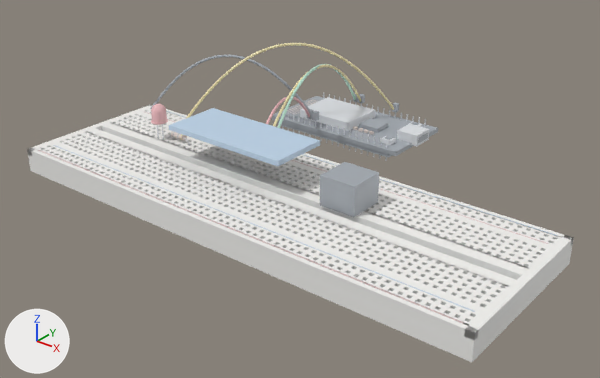
Before and after pictures for a commit that changed the glTF model mcp-server/physical_studio/bench/ready/distance-alarm/step-12.glb.
Both versions are drawn from a camera (50 mm lens) standing at (0.1468, -0.1695, 0.1163) and looking at (-0.0023, 0.0169, 0.0007). The axes (+X, +Y, +Z) are drawn at lower left. The lights are the same throughout. The picture after the commit comes second. Where no turn or scale is listed for an object, it has been applied to the vertices. Vertices at exactly the same position are counted once.

The scene before the commit, as lines of its bpy script (objects in view):
```python
me_breadboard__mesh = bpy.data.meshes.new('breadboard__mesh')
me_breadboard__mesh.from_pydata(...)  # 8308 vertices, 16044 faces; spans x -0.083..0.083, y -0.028..0.028, z 0.0..0.008
me_breadboard__mesh.materials.append(mat_defaultmaterial)
me_buzzer__mesh = bpy.data.meshes.new('buzzer__mesh')
me_buzzer__mesh.from_pydata(...)  # a box spanning x 0.01813..0.03013, y 0.00035..0.01235, z 0.008..0.0175
me_buzzer__mesh.materials.append(mat_defaultmaterial_005)
me_sensor__mesh = bpy.data.meshes.new('sensor__mesh')
me_sensor__mesh.from_pydata(...)  # a box spanning x -0.039..0.006, y -0.0036..0.0164, z 0.0182..0.0198
me_sensor__mesh.materials.append(mat_defaultmaterial_004)
me_uno__mesh = bpy.data.meshes.new('uno__mesh')
me_uno__mesh.from_pydata(...)  # 708 vertices, 1176 faces; spans x -0.0435..0.0137, y 0.051..0.079, z 0.0008..0.009
me_uno__mesh.materials.append(mat_defaultmaterial_001)
me_wire_led_signal__mesh = bpy.data.meshes.new('wire_led_signal__mesh')
me_wire_led_signal__mesh.from_pydata(...)  # 1009 vertices, 1932 faces; spans x -0.0563..-0.0049, y 0.0161..0.0784, z 0.0077..0.0366
me_wire_led_signal__mesh.materials.append(mat_defaultmaterial_007)
ob_breadboard__mesh = bpy.data.objects.new('breadboard__mesh', me_breadboard__mesh)
ob_breadboard__mesh.location = (0.0, 0.0, 0.0)
ob_buzzer__mesh = bpy.data.objects.new('buzzer__mesh', me_buzzer__mesh)
ob_buzzer__mesh.location = (0.0, 0.0, 0.0)
ob_sensor__mesh = bpy.data.objects.new('sensor__mesh', me_sensor__mesh)
ob_sensor__mesh.location = (0.0, 0.0, 0.0)
ob_uno__mesh = bpy.data.objects.new('uno__mesh', me_uno__mesh)
ob_uno__mesh.location = (0.0, 0.0, 0.0)
ob_wire_led_signal__mesh = bpy.data.objects.new('wire_led_signal__mesh', me_wire_led_signal__mesh)
ob_wire_led_signal__mesh.location = (0.0, 0.0, 0.0)
# also in view: 'wire_ground__mesh' at (-0.0509, 0.0385, 0.0192)
```
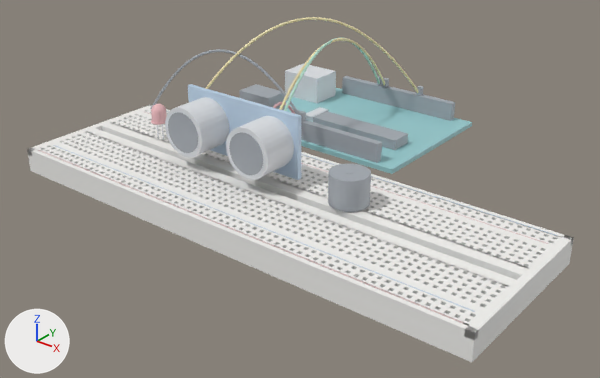
What differs and where, as boxes (x1, y1, x2, y2) in the pictures (600 x 378 px; the box of a moved part takes in the faces that stretch with it):
'uno__mesh', reshaped (39% wider, 61% taller): before (271, 93, 438, 161); after (239, 64, 472, 174)
'sensor__mesh', reshaped (10% narrower, 64% taller): before (169, 108, 320, 166); after (165, 84, 301, 180)
'buzzer__mesh', reshaped (27% narrower, 12% shorter): before (320, 162, 379, 217); after (328, 164, 371, 212)
'wire_led_signal__mesh', reshaped: before (185, 43, 399, 119); after (206, 17, 424, 96)
part 1 of me_uno__mesh, added (cyan): after (286, 88, 472, 174)
part 2 of me_uno__mesh, added: after (285, 64, 336, 103)
part 3 of me_uno__mesh, added: after (239, 84, 285, 111)
part 4 of me_uno__mesh, added: after (313, 111, 408, 150)
part 5 of me_uno__mesh, added: after (306, 107, 328, 121)
part 6 of me_uno__mesh, added: after (301, 120, 382, 163)
part 7 of me_uno__mesh, added: after (342, 76, 455, 121)
part 8 of me_uno__mesh, deleted: before (271, 96, 438, 158)
part 11 of me_wire_led_signal__mesh, moved or reshaped: before (392, 103, 399, 112); after (416, 86, 424, 96)
part 12 of me_wire_led_signal__mesh, moved or reshaped: before (185, 43, 394, 119); after (206, 17, 418, 93)

The edits, one by one:
me_uno__mesh is used by ob_uno__mesh; location (0.0, 0.0, 0.0).
me_uno__mesh had 708 vertices, 1176 faces and spanned x -0.0435..0.0137, y 0.051..0.079, z 0.0008..0.009.
me_uno__mesh now has 56 vertices, 84 faces and spans x -0.054..0.0183, y 0.0383..0.0917, z 0.0038..0.0158.
me_uno__mesh part 1: a new loose piece, a box spanning x -0.0503..0.0183, y 0.0383..0.0917, z 0.0042..0.0058, in mat_defaultmaterial_001.
me_uno__mesh part 2: a new loose piece, a box spanning x -0.054..-0.038, y 0.072..0.084, z 0.0048..0.0158, in mat_defaultmaterial_001.
me_uno__mesh part 3: a new loose piece, a box spanning x -0.052..-0.038, y 0.0435..0.0525, z 0.0048..0.0158, in mat_defaultmaterial_001.
me_uno__mesh part 4: a new loose piece, a box spanning x -0.0245..0.0105, y 0.052..0.06, z 0.0058..0.0093, in mat_defaultmaterial_001.
me_uno__mesh part 5: a new loose piece, a box spanning x -0.032..-0.028, y 0.056..0.066, z 0.0058..0.0074, in mat_defaultmaterial_001.
me_uno__mesh part 6: a new loose piece, a box spanning x -0.0375..0.0115, y 0.0397..0.0422, z 0.0038..0.0123, in mat_defaultmaterial_001.
me_uno__mesh part 7: a new loose piece, a box spanning x -0.0375..0.0115, y 0.0879..0.0904, z 0.0038..0.0123, in mat_defaultmaterial_001.
me_uno__mesh part 8: 302 vertices removed from x -0.0435..0.0137, y 0.051..0.079, z 0.0008..0.009.
Other edits to the shape of me_uno__mesh do not show in these pictures.
me_sensor__mesh is used by ob_sensor__mesh; location (0.0, 0.0, 0.0).
me_sensor__mesh had 8 vertices, 12 faces and spanned x -0.039..0.006, y -0.0036..0.0164, z 0.0182..0.0198.
me_sensor__mesh now has 334 vertices, 632 faces and spans x -0.039..0.006, y -0.0066..0.0081, z 0.008..0.0305.
me_sensor__mesh part 9: 8 vertices removed from x -0.039..0.006, y -0.0036..0.0164, z 0.0182..0.0198; 334 vertices added at x -0.039..0.006, y -0.0066..0.0081, z 0.008..0.0305.
me_buzzer__mesh is used by ob_buzzer__mesh; location (0.0, 0.0, 0.0).
me_buzzer__mesh had 8 vertices, 12 faces and spanned x 0.01813..0.03013, y 0.00035..0.01235, z 0.008..0.0175.
me_buzzer__mesh now has 143 vertices, 272 faces and spans x 0.01813..0.03013, y 0.00035..0.01235, z 0.008..0.0181.
me_buzzer__mesh part 10: 8 vertices removed from x 0.01813..0.03013, y 0.00035..0.01235, z 0.008..0.0175; 143 vertices added at x 0.01813..0.03013, y 0.00035..0.01235, z 0.008..0.0181.
me_wire_led_signal__mesh is used by ob_wire_led_signal__mesh; location (0.0, 0.0, 0.0).
me_wire_led_signal__mesh had 1009 vertices, 1932 faces and spanned x -0.0563..-0.0049, y 0.0161..0.0784, z 0.0077..0.0366.
me_wire_led_signal__mesh now has 1009 vertices, 1932 faces and spans x -0.0563..-0.0019, y 0.0161..0.09, z 0.0077..0.0445.
me_wire_led_signal__mesh part 11: the loose piece of 8 vertices spanning x -0.0067..-0.0049, y 0.0766..0.0784, z 0.0085..0.0115 is moved by (0.003, 0.0116, 0.004).
me_wire_led_signal__mesh part 12: 988 of 1009 vertices moved; they spanned x -0.0551..-0.0054, y 0.0176..0.0779, z 0.0082..0.0366 and now span x -0.055..-0.0024, y 0.0179..0.0895, z 0.0111..0.0445; mean shift (0.0015, 0.0059, 0.006); largest move (-0.0054, 0.0774, 0.0087) -> (-0.0024, 0.089, 0.0126).
